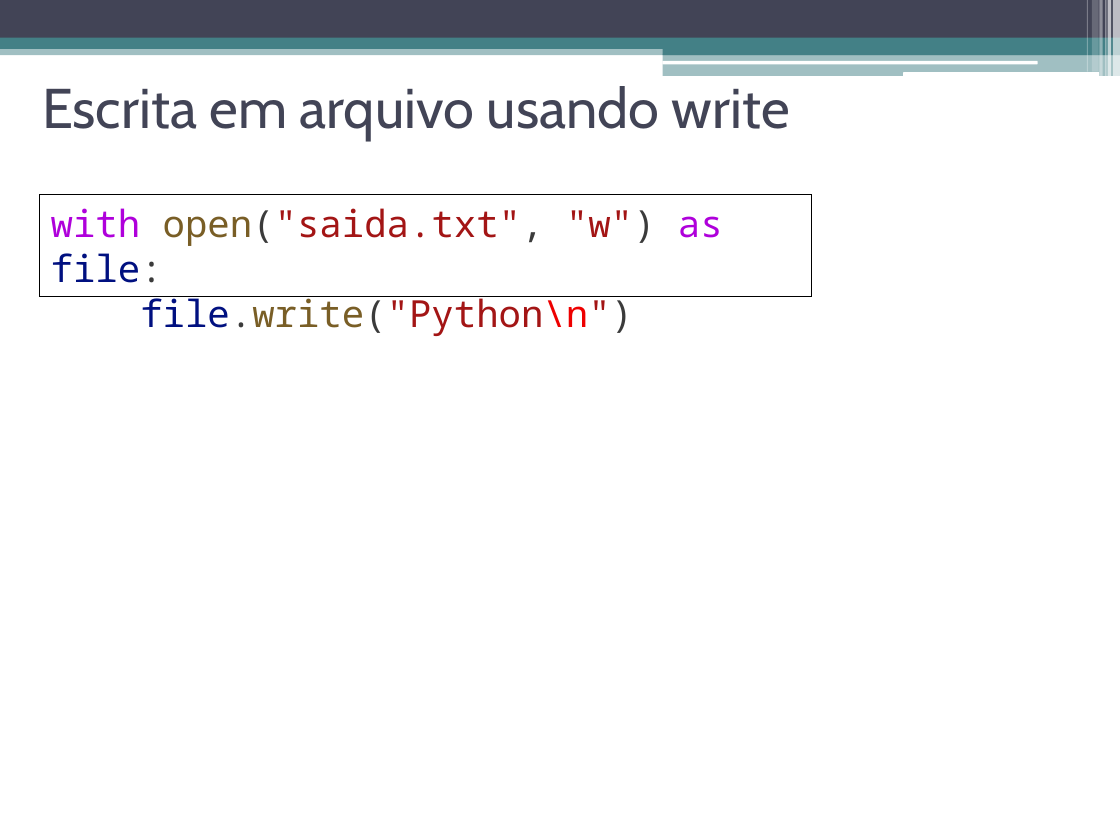
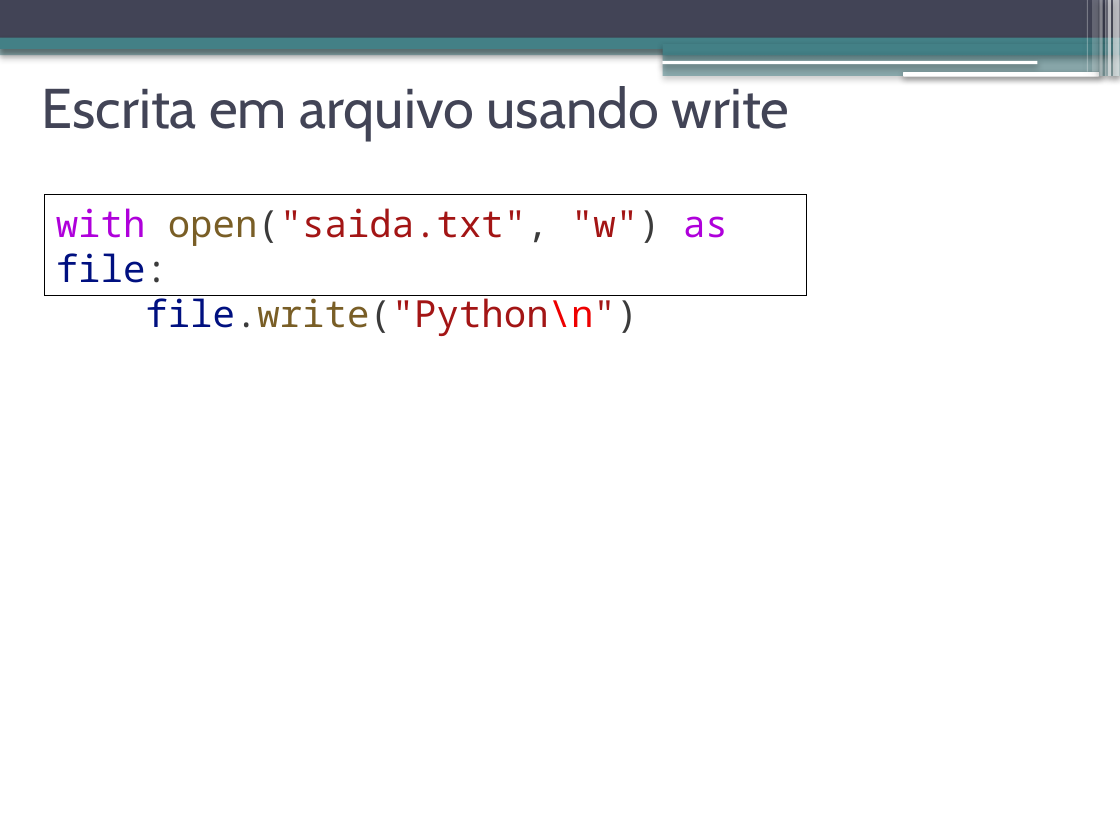
Before and after one commit to jeffersoncarvalho/ufc_2025_2, a slide deck: slide 11 of DES_PER/slides/ds_persist-01-arquivos.pptx (slide 10 before the commit). Drawn at 1120x840 pixels with LibreOffice and Linux fonts; fonts in the diff are those of the drawing. Boxes give left, top, right and bottom in pixels: in the first picture for what was removed or moved away, otherwise in the second. Text is boxed around its words. In the diff, an @@ line names an element or a change of style, - is before the commit and + after.

```diff
--- a/DES_PER/slides/ds_persist-01-arquivos.pptx
+++ b/DES_PER/slides/ds_persist-01-arquivos.pptx
@@ shadow on in 13 elements at [0, 45, 1120, 55], [0, 0, 1120, 38], [0, 38, 1120, 49], [663, 44, 1120, 55], [663, 54, 1120, 76], [662, 60, 1037, 64], [903, 72, 1099, 76], [1113, 0, 1120, 76], [1108, 0, 1111, 76], [1105, 0, 1107, 76], [1100, 0, 1103, 76], [1092, 0, 1099, 72], [1086, 0, 1088, 72] @@
@@ rectangle "with open("saida.txt", "w") as file:": place and size @@
-rectangle "with open("saida.txt", "w") as file:" at [39, 195, 811, 297]
+rectangle "with open("saida.txt", "w") as file:" at [45, 195, 806, 296]
@@ rectangle "with open("saida.txt", "w") as file:" at [45, 195, 806, 296]: outline #000000 0.75 pt to #000000 0 pt @@
```
Also in this commit, not shown: 27 other slides changed, 1 slide added, 2 other files.
